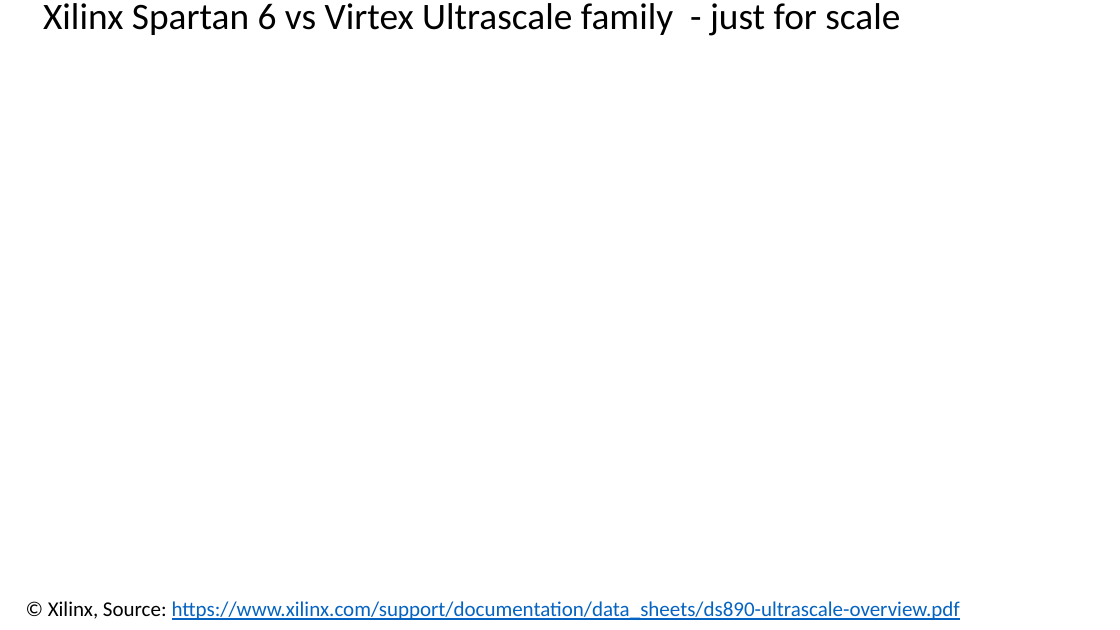
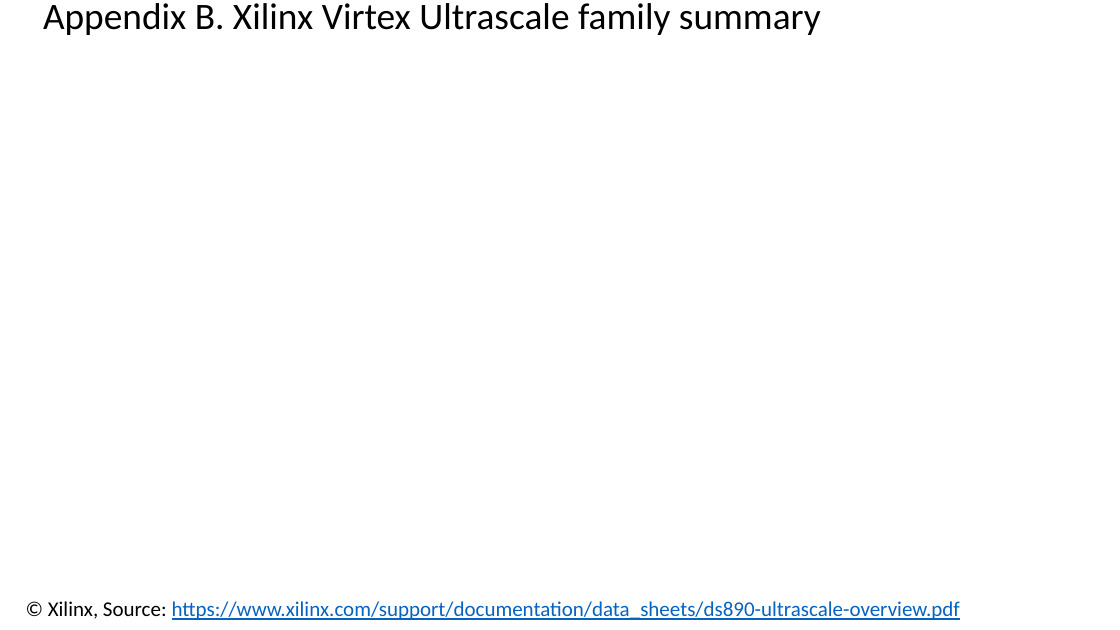
Before and after one commit to quarck/vhdl_intro, a slide deck: slide 83 of part2.pptx (slide 62 before the commit). Drawn at 1120x630 pixels with LibreOffice and Linux fonts; fonts in the diff are those of the drawing; background and template pictures are left out. Boxes give left, top, right and bottom in pixels: in the first picture for what was removed or moved away, otherwise in the second. Text is boxed around its words. In the diff, an @@ line names an element or a change of style, - is before the commit and + after.

Commit message:
This Is Spartan 6

```diff
--- a/part2.pptx
+++ b/part2.pptx
@@ title at [43,3,821,35]: text changed @@
-Xilinx Spartan 6 vs Virtex Ultrascale family - just for scale
+Appendix B. Xilinx Virtex Ultrascale family summary
```
Also in this commit, not shown: 3 other slides changed, 21 slides added, 1 slide removed.
